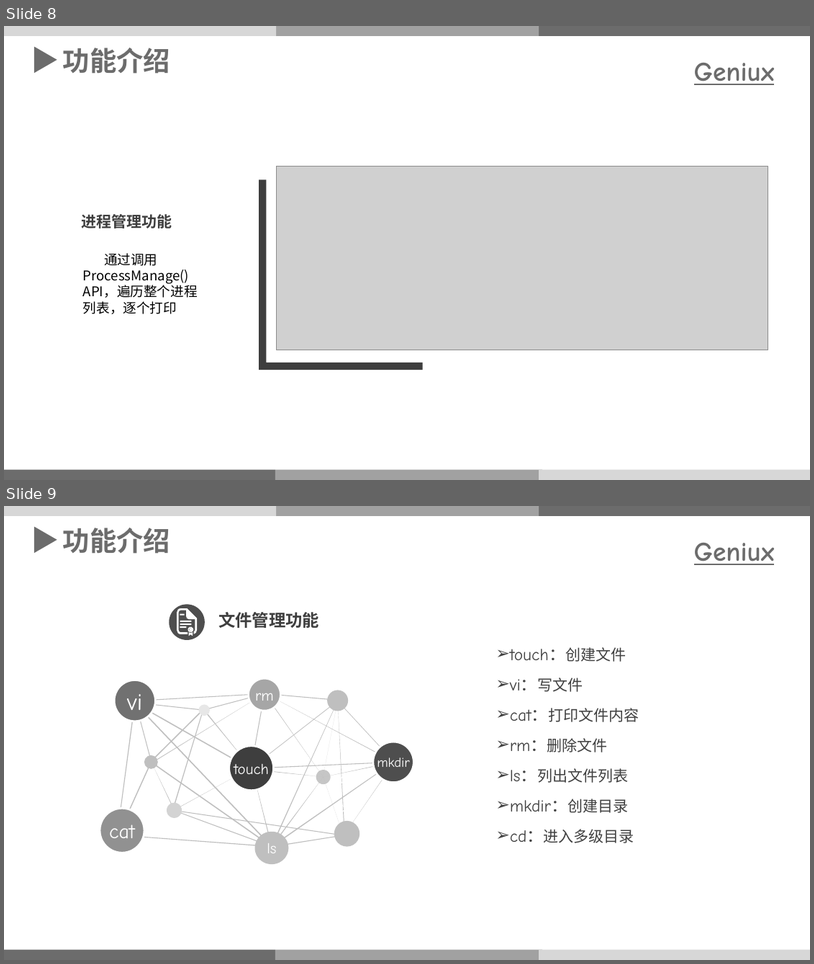
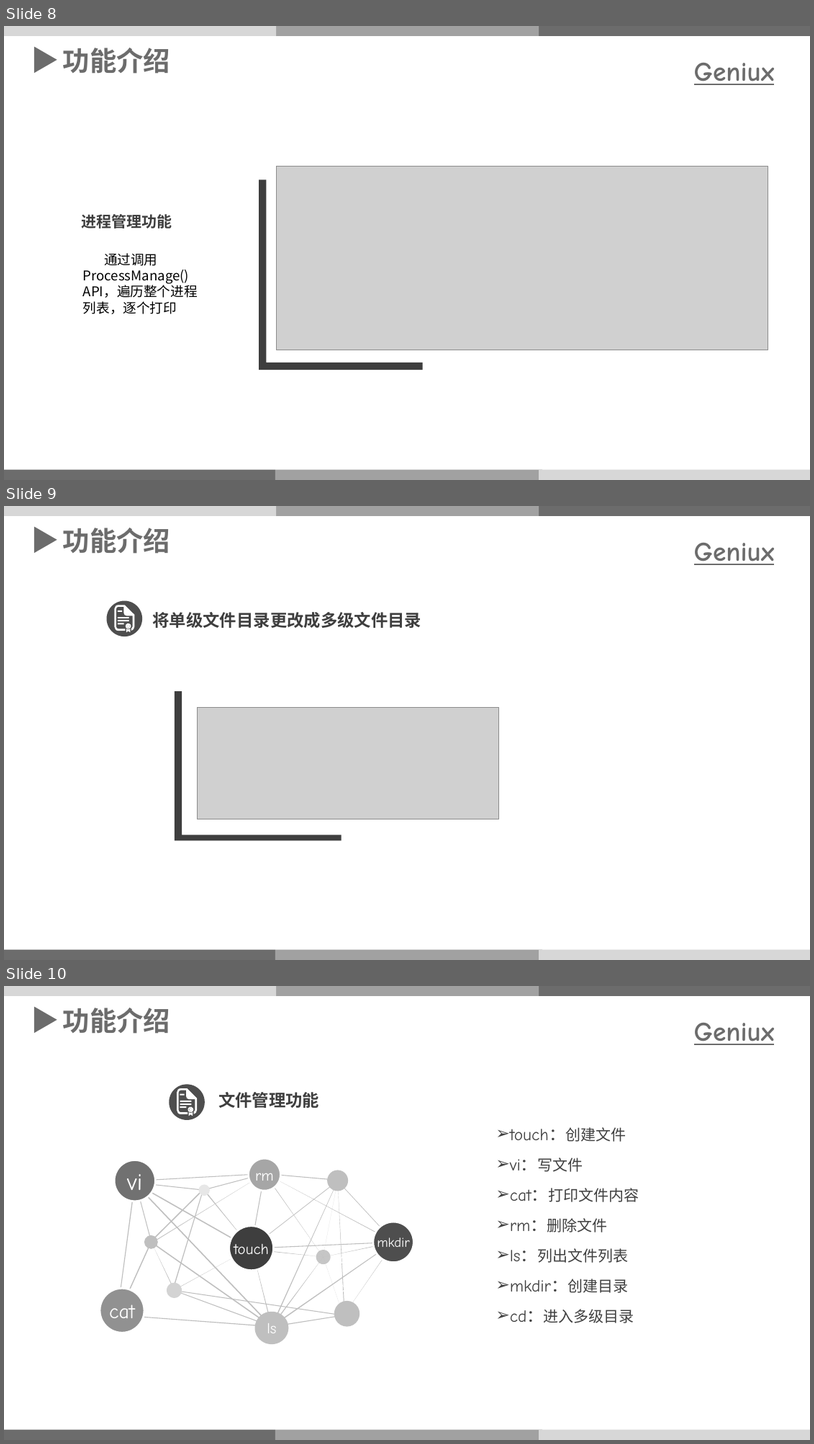
Before and after one commit to TJU-SSE-2018-OSLab/2018-OSLab, a slide deck: 操作系统答辩PPT.pptx. Shown one above the other, each under a label of ours: slides 8 and 9 before the commit, slides 8, 9 and 10 after it. The pictures are 814x964 and 814x1444 pixels, drawn with LibreOffice and Linux fonts; fonts in the diff are those of the drawing; grey boxes stand for pictures; background and template pictures are left out. Boxes give left, top, right and bottom in pixels: in the first picture for what was removed or moved away, otherwise in the second. Text is boxed around its words. In the diff, an @@ line names an element or a change of style, - is before the commit and + after.

```diff
--- a/操作系统答辩PPT.pptx
+++ b/操作系统答辩PPT.pptx
@@ slide 9 added at (4, 506, 810, 960), background picture (left out) @@
@@ rectangle added at (4, 506, 276, 516), fill #D7D7D7 @@
@@ right arrow added at (34, 527, 57, 553), fill #6C6C6C @@
@@ rectangle added at (275, 506, 540, 516), fill #A1A1A1 @@
@@ rectangle added at (539, 506, 810, 516), fill #6C6C6C @@
@@ text added at (63, 528, 170, 554), 32 pt, text #6C6C6C, bold @@
+功能介绍
@@ text added at (694, 543, 775, 565), 32 pt, text #6C6C6C, bold, underline @@
+Geniux
@@ text added at (152, 612, 422, 628), 20 pt, text #3E3E3E, bold @@
+将单级文件目录更改成多级文件目录
@@ group added at (107, 601, 142, 636): 4 rectangles, 3 freeform shapes, 2 ellipses @@
@@ freeform shape added at (175, 691, 342, 840), fill #3E3E3E @@
@@ picture added at (198, 708, 499, 819) @@
@@ text added at (332, 795, 360, 818), 18 pt, text #FFFFFF @@
+cd
@@ rectangle added at (4, 950, 275, 960), fill #6C6C6C @@
@@ rectangle added at (275, 950, 543, 960), fill #A1A1A1 @@
@@ rectangle added at (540, 950, 810, 960), fill #D7D7D7 @@
@@ what was slide 9 is now slide 10 @@
```
Also in this commit, not shown: 2 slides changed, 2 other files.
